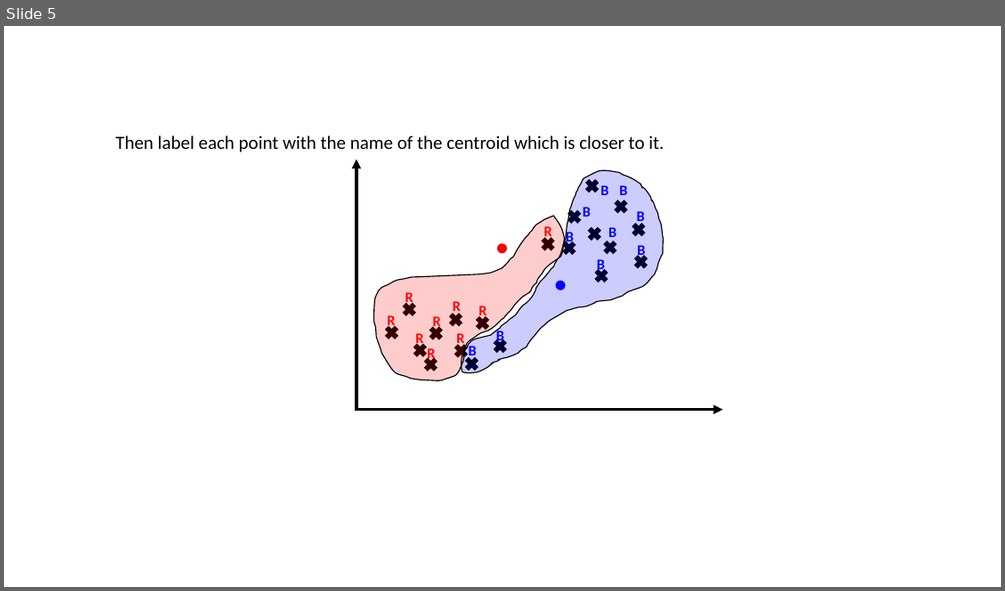
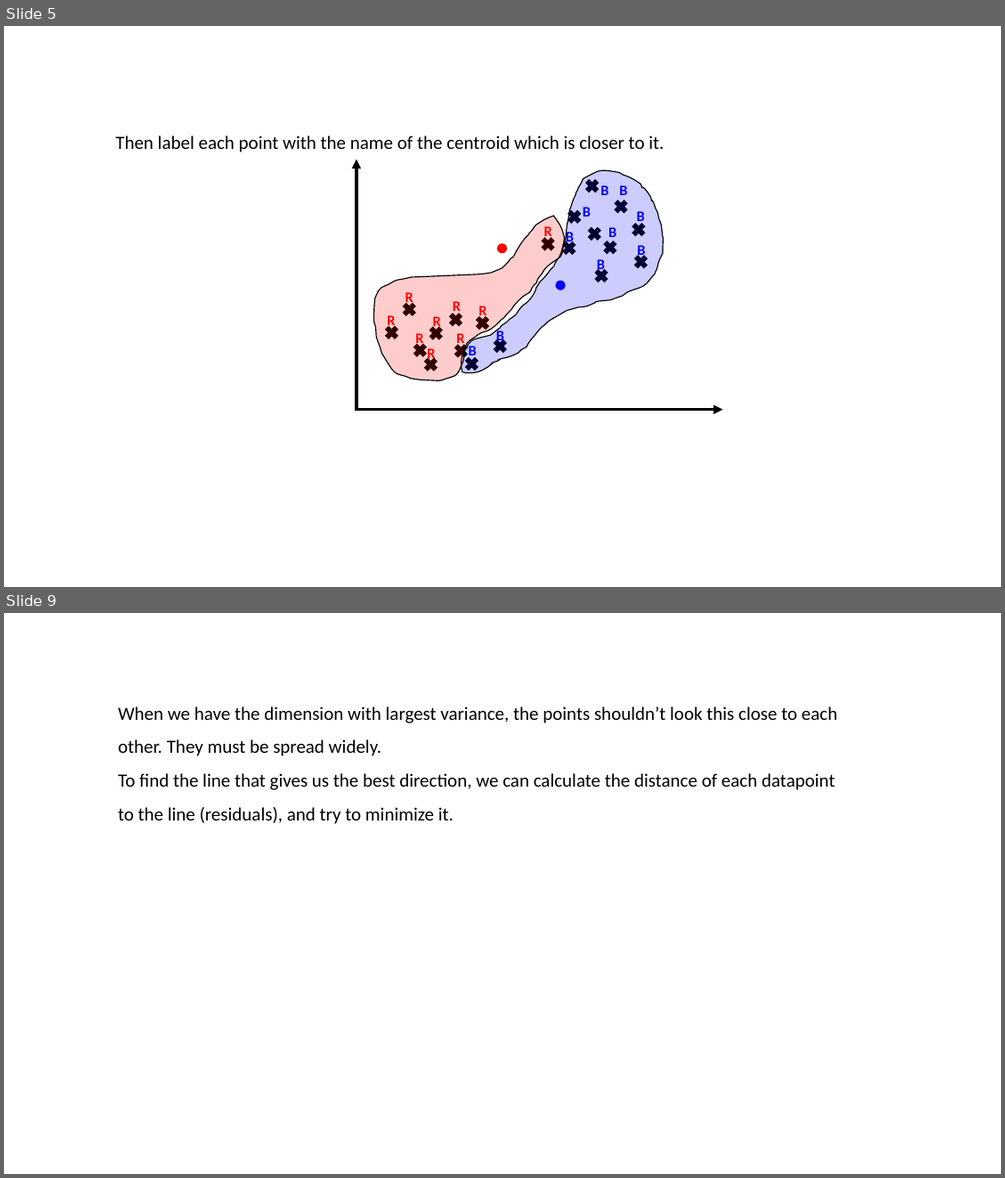
Before and after one commit to Asieh-Daneshi/MachineLearningMaterial, a slide deck: S5_Session5.pptx. Shown one above the other, each under a label of ours: slide 5 before the commit, slides 5 and 9 after it; the slides between them are not shown. The pictures are 1005x591 and 1005x1178 pixels, drawn with LibreOffice and Linux fonts; fonts in the diff are those of the drawing. Boxes give left, top, right and bottom in pixels: in the first picture for what was removed or moved away, otherwise in the second. Text is boxed around its words. In the diff, an @@ line names an element or a change of style, - is before the commit and + after.

```diff
--- a/S5_Session5.pptx
+++ b/S5_Session5.pptx
@@ slide 9 added at [4,613,1001,1174], background #FFFFFF @@
@@ text added at [118,706,837,824], 18 pt, text #000000 @@
+When we have the dimension with largest variance, the points shouldn’t look this close to each other. They must be spread widely.
+To find the line that gives us the best direction, we can calculate the distance of each datapoint to the line (residuals), and try to minimize it.
```
Also in this commit, not shown: 2 slides changed, 2 other slides added.
